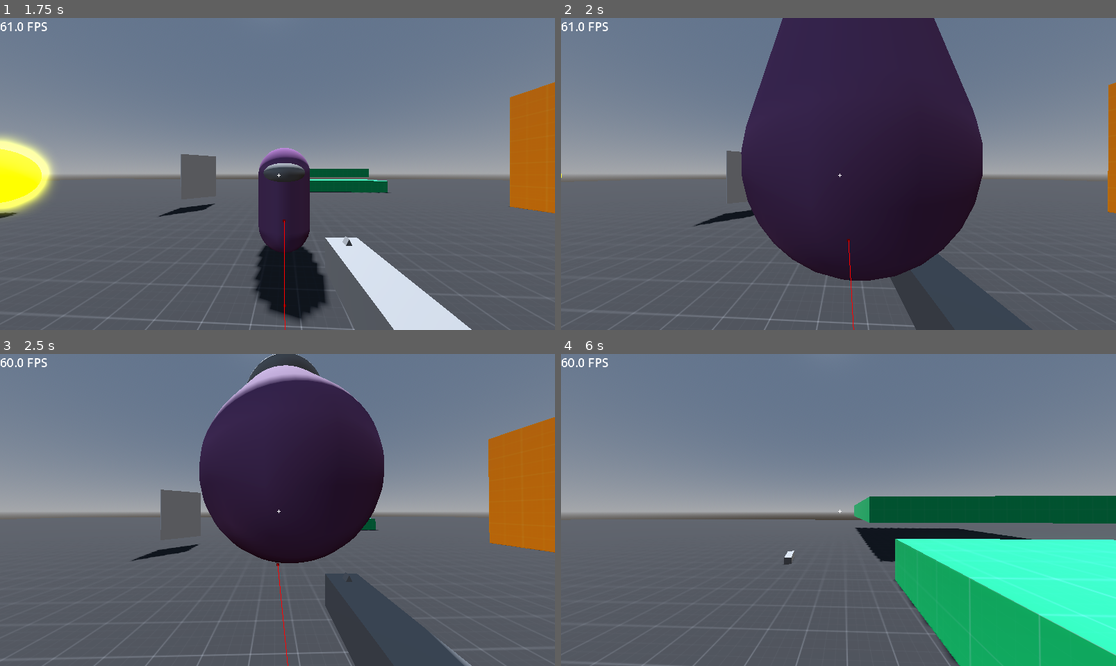
Above: before the commit, frames 1-4 (two rows, left to right).
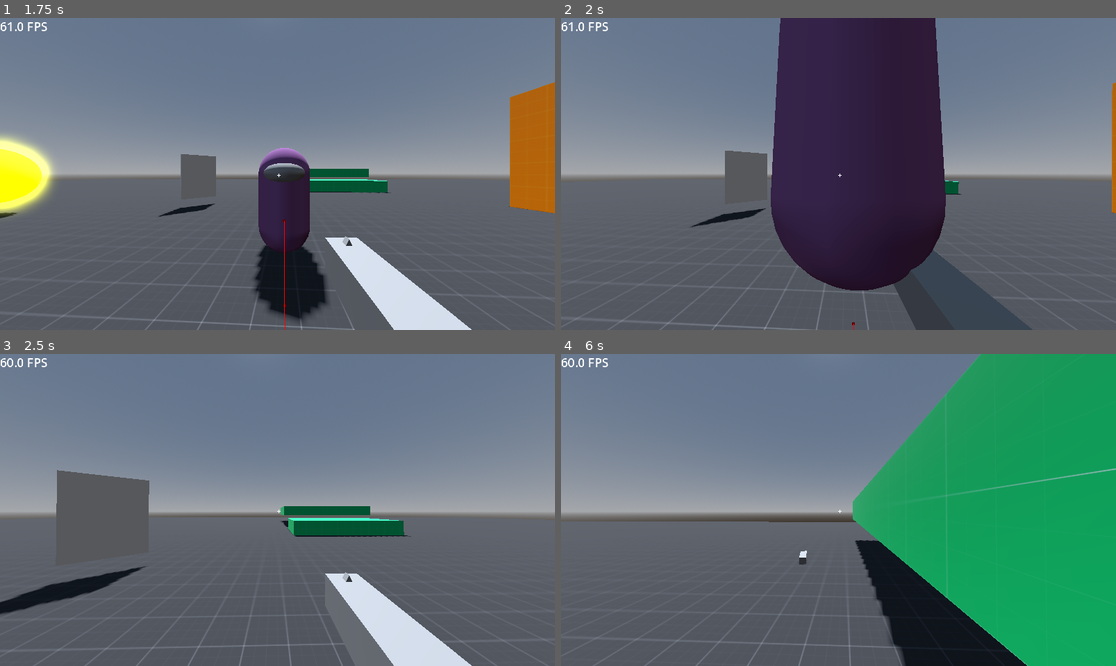
Above: after the commit, the same moments.

Repository: sam0622/fps
Game: Godot game, scene res://src/scenes/levels/testing_ground.tscn
Same seed, same stepped clock (60 frames per second), same inputs: the game is played once before the commit and once after it.
Inputs (mouse positions are in pixels of both pictures, inside the frame that each line leads up to):
- Up to frame 1 (1.75 s): move the mouse to (305, 174) at 0.52 s; press the mouse at (305, 174) at 0.53 s; hold W (moveUp) from 0.53 s (still down); tap Space (Jump) at 0.77, 1.52 s; move the mouse to (249, 174) at 1.27 s; release the mouse at (249, 174) at 1.28 s; click (249, 174) at 1.35 s
- Up to frame 2 (2 s): keep holding W (moveUp)
- Up to frame 3 (2.5 s): keep holding W (moveUp); move the mouse to (288, 503) at 2.02 s; press the mouse at (288, 503) at 2.03 s
- Up to frame 4 (6 s): move the mouse to (832, 516) at 2.77 s; release the mouse at (832, 516) at 2.78 s; click (832, 516) at 2.85 s; tap Space (Jump) at 3.02, 3.77, 4.52 s; move the mouse to (877, 513) at 3.52 s; press the mouse at (877, 513) at 3.53 s; move the mouse to (794, 506) at 4.27 s; release the mouse at (794, 506) at 4.28 s; click (794, 506) at 4.35 s; move the mouse to (844, 510) at 5.02 s; press the mouse at (844, 510) at 5.03 s; move the mouse to (816, 503) at 5.77 s; release W (moveUp) at 5.78 s; release the mouse at (816, 503) at 5.78 s; hold Right (moveRight) from 5.78 s (still down); click (816, 503) at 5.85 s

Frame 1 is identical in both runs. In frame 2, 7.1% of the frame differs, in the area x 0-100%, y 0-100%; in frame 3, 30%; in frame 4, 36%.

Commit message:
Working on dead enemies and explosions

Diff:
--- /dev/null
+++ b/assets/resources/shaders/explosion_cloud.tres
@@ -0,0 +1,323 @@
+[gd_resource type="VisualShader" load_steps=34 format=3 uid="uid://6yld4vcj4do6"]
+
+[ext_resource type="Texture2D" uid="uid://bkyiw2rlck6km" path="res://assets/textures/T_VFX_Noise_44xainv.png" id="1_a2i15"]
+[ext_resource type="Texture2D" uid="uid://0wiw4x2yly6h" path="res://assets/textures/T_cloudy_noise_211c.png" id="2_5oyyl"]
+[ext_resource type="Texture2D" uid="uid://1pge5yp6ioni" path="res://assets/textures/T_PerlinNoise_46_inv.png" id="3_1nlvg"]
+
+[sub_resource type="VisualShaderNodeFloatParameter" id="VisualShaderNodeFloatParameter_3uaxs"]
+linked_parent_graph_frame = 13
+parameter_name = "Explosion_Amount"
+hint = 1
+
+[sub_resource type="VisualShaderNodeColorParameter" id="VisualShaderNodeColorParameter_nbnkp"]
+linked_parent_graph_frame = 13
+parameter_name = "Explosion_Color"
+default_value_enabled = true
+default_value = Color(1, 0.3, 0, 1)
+
+[sub_resource type="VisualShaderNodeFrame" id="VisualShaderNodeFrame_2v7ia"]
+size = Vector2(1416, 1082)
+title = "Dark Base Color"
+attached_nodes = PackedInt32Array(2, 3)
+
+[sub_resource type="VisualShaderNodeFrame" id="VisualShaderNodeFrame_yrwt6"]
+size = Vector2(2476, 1965)
+title = "Emissive Bright Color"
+tint_color_enabled = true
+tint_color = Color(1, 0.3, 0, 0.75)
+attached_nodes = PackedInt32Array(11, 6, 5, 8, 9, 10, 7)
+
+[sub_resource type="VisualShaderNodeTexture" id="VisualShaderNodeTexture_pnhon"]
+expanded_output_ports = [0]
+linked_parent_graph_frame = 17
+texture = ExtResource("1_a2i15")
+
+[sub_resource type="VisualShaderNodeSmoothStep" id="VisualShaderNodeSmoothStep_ejt7x"]
+output_port_for_preview = 0
+linked_parent_graph_frame = 17
+
+[sub_resource type="VisualShaderNodeFloatParameter" id="VisualShaderNodeFloatParameter_2le0v"]
+linked_parent_graph_frame = 17
+parameter_name = "Dissapear_Cloud"
+hint = 1
+
+[sub_resource type="VisualShaderNodeFrame" id="VisualShaderNodeFrame_7mdo1"]
+size = Vector2(1456, 1386)
+title = "Cloud Dissolver"
+attached_nodes = PackedInt32Array(15, 16, 14)
+
+[sub_resource type="VisualShaderNodeTexture" id="VisualShaderNodeTexture_0x0mo"]
+expanded_output_ports = [0]
+linked_parent_graph_frame = 12
+texture = ExtResource("2_5oyyl")
+
+[sub_resource type="Gradient" id="Gradient_hgqk3"]
+colors = PackedColorArray(0.160784, 0.117647, 0.0980392, 1, 0.753335, 0.663221, 0.659302, 1)
+
+[sub_resource type="GradientTexture1D" id="GradientTexture1D_50qqg"]
+gradient = SubResource("Gradient_hgqk3")
+
+[sub_resource type="VisualShaderNodeTexture" id="VisualShaderNodeTexture_8ithm"]
+output_port_for_preview = 0
+linked_parent_graph_frame = 12
+texture = SubResource("GradientTexture1D_50qqg")
+texture_type = 1
+
+[sub_resource type="VisualShaderNodeVectorOp" id="VisualShaderNodeVectorOp_hh0s6"]
+linked_parent_graph_frame = 13
+operator = 2
+
+[sub_resource type="VisualShaderNodeFloatConstant" id="VisualShaderNodeFloatConstant_phlcq"]
+linked_parent_graph_frame = 13
+constant = 20.0
+
+[sub_resource type="FastNoiseLite" id="FastNoiseLite_7jjwf"]
+noise_type = 2
+frequency = 0.0031
+fractal_type = 2
+fractal_octaves = 2
+fractal_gain = 2.145
+
+[sub_resource type="NoiseTexture2D" id="NoiseTexture2D_64nxp"]
+seamless = true
+seamless_blend_skirt = 0.5
+noise = SubResource("FastNoiseLite_7jjwf")
+
+[sub_resource type="VisualShaderNodeTexture" id="VisualShaderNodeTexture_tcjic"]
+linked_parent_graph_frame = 13
+texture = SubResource("NoiseTexture2D_64nxp")
+
+[sub_resource type="VisualShaderNodeVectorOp" id="VisualShaderNodeVectorOp_i5iqf"]
+linked_parent_graph_frame = 13
+operator = 2
+
+[sub_resource type="VisualShaderNodeSmoothStep" id="VisualShaderNodeSmoothStep_ge1al"]
+output_port_for_preview = 0
+linked_parent_graph_frame = 13
+
+[sub_resource type="VisualShaderNodeVectorOp" id="VisualShaderNodeVectorOp_03ppe"]
+default_input_values = [0, Vector2(0, 0), 1, Vector2(0, 1)]
+op_type = 0
+operator = 2
+
+[sub_resource type="VisualShaderNodeFloatParameter" id="VisualShaderNodeFloatParameter_trss8"]
+parameter_name = "Cloud_Intensity"
+
+[sub_resource type="VisualShaderNodeVec2Parameter" id="VisualShaderNodeVec2Parameter_nex6d"]
+parameter_name = "Cloud_Speed"
+
+[sub_resource type="VisualShaderNodeInput" id="VisualShaderNodeInput_tvne8"]
+input_name = "vertex"
+
+[sub_resource type="VisualShaderNodeInput" id="VisualShaderNodeInput_s6gjc"]
+input_name = "normal"
+
+[sub_resource type="VisualShaderNodeVectorOp" id="VisualShaderNodeVectorOp_tgg4w"]
+
+[sub_resource type="VisualShaderNodeTexture" id="VisualShaderNodeTexture_okd07"]
+expanded_output_ports = [0]
+texture = ExtResource("3_1nlvg")
+texture_type = 1
+
+[sub_resource type="VisualShaderNodeVectorOp" id="VisualShaderNodeVectorOp_gtbtr"]
+operator = 2
+
+[sub_resource type="VisualShaderNodeFloatOp" id="VisualShaderNodeFloatOp_8qq3d"]
+default_input_values = [0, 0.0, 1, 0.2]
+operator = 2
+
+[sub_resource type="VisualShaderNodeUVFunc" id="VisualShaderNodeUVFunc_jeo38"]
+
+[sub_resource type="VisualShaderNodeInput" id="VisualShaderNodeInput_m5aro"]
+input_name = "time"
+
+[resource]
+code = "shader_type spatial;
+render_mode blend_mix, depth_draw_opaque, cull_back, diffuse_lambert, specular_schlick_ggx;
+
+uniform vec2 Cloud_Speed;
+uniform sampler2D tex_vtx_5 : source_color;
+uniform float Cloud_Intensity;
+uniform sampler2D tex_frg_2;
+uniform sampler2D tex_frg_3 : source_color;
+uniform float Dissapear_Cloud : hint_range(0.0, 1.0);
+uniform sampler2D tex_frg_14;
+uniform vec4 Explosion_Color : source_color = vec4(1.000000, 0.300000, 0.000000, 1.000000);
+uniform float Explosion_Amount : hint_range(0.0, 1.0);
+uniform sampler2D tex_frg_7;
+
+
+
+void vertex() {
+// Input:2
+	vec3 n_out2p0 = VERTEX;
+
+
+// Input:3
+	vec3 n_out3p0 = NORMAL;
+
+
+// Input:9
+	float n_out9p0 = TIME;
+
+
+// Vector2Parameter:13
+	vec2 n_out13p0 = Cloud_Speed;
+
+
+// VectorOp:11
+	vec2 n_out11p0 = vec2(n_out9p0) * n_out13p0;
+
+
+// UVFunc:8
+	vec2 n_in8p1 = vec2(1.00000, 1.00000);
+	vec2 n_out8p0 = n_out11p0 * n_in8p1 + UV;
+
+
+// Texture2D:5
+	vec4 n_out5p0 = texture(tex_vtx_5, n_out8p0);
+	float n_out5p1 = n_out5p0.r;
+
+
+// FloatParameter:12
+	float n_out12p0 = Cloud_Intensity;
+
+
+// FloatOp:7
+	float n_out7p0 = n_out5p1 * n_out12p0;
+
+
+// VectorOp:6
+	vec3 n_out6p0 = n_out3p0 * vec3(n_out7p0);
+
+
+// VectorOp:4
+	vec3 n_out4p0 = n_out2p0 + n_out6p0;
+
+
+// Output:0
+	VERTEX = n_out4p0;
+
+
+}
+
+void fragment() {
+// Texture2D:2
+	vec4 n_out2p0 = texture(tex_frg_2, UV);
+	float n_out2p1 = n_out2p0.r;
+
+
+// Texture2D:3
+	vec4 n_out3p0 = texture(tex_frg_3, vec2(n_out2p1));
+
+
+// FloatParameter:16
+	float n_out16p0 = Dissapear_Cloud;
+
+
+// Texture2D:14
+	vec4 n_out14p0 = texture(tex_frg_14, UV);
+	float n_out14p1 = n_out14p0.r;
+
+
+// SmoothStep:15
+	float n_in15p1 = 1.00000;
+	float n_out15p0 = smoothstep(n_out16p0, n_in15p1, n_out14p1);
+
+
+// ColorParameter:11
+	vec4 n_out11p0 = Explosion_Color;
+
+
+// FloatConstant:6
+	float n_out6p0 = 20.000000;
+
+
+// VectorOp:5
+	vec3 n_out5p0 = vec3(n_out11p0.xyz) * vec3(n_out6p0);
+
+
+// FloatParameter:10
+	float n_out10p0 = Explosion_Amount;
+
+
+// Texture2D:7
+	vec4 n_out7p0 = texture(tex_frg_7, UV);
+
+
+// SmoothStep:9
+	float n_in9p1 = 1.00000;
+	float n_out9p0 = smoothstep(n_out10p0, n_in9p1, n_out7p0.x);
+
+
+// VectorOp:8
+	vec3 n_out8p0 = n_out5p0 * vec3(n_out9p0);
+
+
+// Output:0
+	ALBEDO = vec3(n_out3p0.xyz);
+	ALPHA = n_out15p0;
+	EMISSION = n_out8p0;
+
+
+}
+"
+graph_offset = Vector2(-1148.9, 148.758)
+preview_params/Cloud_Intensity = "0.0"
+preview_params/Cloud_Speed = "Vector2(0, 0)"
+nodes/vertex/0/position = Vector2(940, -60)
+nodes/vertex/2/node = SubResource("VisualShaderNodeInput_tvne8")
+nodes/vertex/2/position = Vector2(-500, -220)
+nodes/vertex/3/node = SubResource("VisualShaderNodeInput_s6gjc")
+nodes/vertex/3/position = Vector2(-1200, 100)
+nodes/vertex/4/node = SubResource("VisualShaderNodeVectorOp_tgg4w")
+nodes/vertex/4/position = Vector2(260, -160)
+nodes/vertex/5/node = SubResource("VisualShaderNodeTexture_okd07")
+nodes/vertex/5/position = Vector2(-1800, 820)
+nodes/vertex/6/node = SubResource("VisualShaderNodeVectorOp_gtbtr")
+nodes/vertex/6/position = Vector2(-280, 500)
+nodes/vertex/7/node = SubResource("VisualShaderNodeFloatOp_8qq3d")
+nodes/vertex/7/position = Vector2(-1060, 900)
+nodes/vertex/8/node = SubResource("VisualShaderNodeUVFunc_jeo38")
+nodes/vertex/8/position = Vector2(-2620, 820)
+nodes/vertex/9/node = SubResource("VisualShaderNodeInput_m5aro")
+nodes/vertex/9/position = Vector2(-3800, 880)
+nodes/vertex/11/node = SubResource("VisualShaderNodeVectorOp_03ppe")
+nodes/vertex/11/position = Vector2(-3140, 840)
+nodes/vertex/12/node = SubResource("VisualShaderNodeFloatParameter_trss8")
+nodes/vertex/12/position = Vector2(-1580, 1600)
+nodes/vertex/13/node = SubResource("VisualShaderNodeVec2Parameter_nex6d")
+nodes/vertex/13/position = Vector2(-4040, 1260)
+nodes/vertex/connections = PackedInt32Array(2, 0, 4, 0, 4, 0, 0, 0, 3, 0, 6, 0, 6, 0, 4, 1, 5, 1, 7, 0, 7, 0, 6, 1, 8, 0, 5, 0, 9, 0, 11, 0, 11, 0, 8, 2, 12, 0, 7, 1, 13, 0, 11, 1)
+nodes/fragment/0/position = Vector2(-940, 1380)
+nodes/fragment/2/node = SubResource("VisualShaderNodeTexture_0x0mo")
+nodes/fragment/2/position = Vector2(-4180, -300)
+nodes/fragment/3/node = SubResource("VisualShaderNodeTexture_8ithm")
+nodes/fragment/3/position = Vector2(-3180, -160)
+nodes/fragment/5/node = SubResource("VisualShaderNodeVectorOp_hh0s6")
+nodes/fragment/5/position = Vector2(-3520, 2600)
+nodes/fragment/6/node = SubResource("VisualShaderNodeFloatConstant_phlcq")
+nodes/fragment/6/position = Vector2(-4400, 2980)
+nodes/fragment/7/node = SubResource("VisualShaderNodeTexture_tcjic")
+nodes/fragment/7/position = Vector2(-4400, 3820)
+nodes/fragment/8/node = SubResource("VisualShaderNodeVectorOp_i5iqf")
+nodes/fragment/8/position = Vector2(-2480, 2980)
+nodes/fragment/9/node = SubResource("VisualShaderNodeSmoothStep_ge1al")
+nodes/fragment/9/position = Vector2(-3520, 3500)
+nodes/fragment/10/node = SubResource("VisualShaderNodeFloatParameter_3uaxs")
+nodes/fragment/10/position = Vector2(-4420, 3220)
+nodes/fragment/11/node = SubResource("VisualShaderNodeColorParameter_nbnkp")
+nodes/fragment/11/position = Vector2(-4540, 2480)
+nodes/fragment/12/node = SubResource("VisualShaderNodeFrame_2v7ia")
+nodes/fragment/12/position = Vector2(-4220, -242)
+nodes/fragment/13/node = SubResource("VisualShaderNodeFrame_yrwt6")
+nodes/fragment/13/position = Vector2(-4640, 2420)
+nodes/fragment/14/node = SubResource("VisualShaderNodeTexture_pnhon")
+nodes/fragment/14/position = Vector2(-4200, 1520)
+nodes/fragment/15/node = SubResource("VisualShaderNodeSmoothStep_ejt7x")
+nodes/fragment/15/position = Vector2(-3160, 1300)
+nodes/fragment/16/node = SubResource("VisualShaderNodeFloatParameter_2le0v")
+nodes/fragment/16/position = Vector2(-4200, 960)
+nodes/fragment/17/node = SubResource("VisualShaderNodeFrame_7mdo1")
+nodes/fragment/17/position = Vector2(-4240, 880)
+nodes/fragment/connections = PackedInt32Array(2, 1, 3, 0, 3, 0, 0, 0, 6, 0, 5, 1, 5, 0, 8, 0, 8, 0, 0, 5, 7, 0, 9, 2, 9, 0, 8, 1, 10, 0, 9, 0, 11, 0, 5, 0, 14, 1, 15, 2, 16, 0, 15, 0, 15, 0, 0, 1)
--- a/src/scenes/enemies/chaser/chaser.tscn
+++ b/src/scenes/enemies/chaser/chaser.tscn
@@ -1,12 +1,13 @@
-[gd_scene load_steps=12 format=3 uid="uid://43b4m1bee8c"]
+[gd_scene load_steps=13 format=3 uid="uid://43b4m1bee8c"]
 
 [ext_resource type="Script" uid="uid://82qqrw7q456g" path="res://src/scripts/chaser.gd" id="1_qc0cy"]
-
-[sub_resource type="StandardMaterial3D" id="StandardMaterial3D_eo4bo"]
+[ext_resource type="PackedScene" uid="uid://f07kuw883qs6" path="res://src/scenes/enemies/chaser/dead_chaser.tscn" id="2_5jmu7"]
+
+[sub_resource type="StandardMaterial3D" id="StandardMaterial3D_sevu2"]
 albedo_color = Color(0.545098, 0.341176, 0.572549, 1)
 
 [sub_resource type="CapsuleMesh" id="CapsuleMesh_e1bd7"]
-material = SubResource("StandardMaterial3D_eo4bo")
+material = SubResource("StandardMaterial3D_sevu2")
 
 [sub_resource type="SphereMesh" id="SphereMesh_qc0cy"]
 radius = 0.4
@@ -241,6 +242,7 @@
 script = ExtResource("1_qc0cy")
 health = 5
 damage = 3
+corpse_scene = ExtResource("2_5jmu7")
 metadata/_custom_type_script = "uid://82qqrw7q456g"
 
 [node name="Body" type="MeshInstance3D" parent="."]
--- a/src/scenes/enemies/chaser/dead_chaser.tscn
+++ b/src/scenes/enemies/chaser/dead_chaser.tscn
@@ -1,3 +1,28 @@
-[gd_scene format=3 uid="uid://f07kuw883qs6"]
+[gd_scene load_steps=5 format=3 uid="uid://f07kuw883qs6"]
+
+[sub_resource type="StandardMaterial3D" id="StandardMaterial3D_eo4bo"]
+albedo_color = Color(0.545098, 0.341176, 0.572549, 1)
+
+[sub_resource type="CapsuleMesh" id="CapsuleMesh_5lg7k"]
+material = SubResource("StandardMaterial3D_eo4bo")
+
+[sub_resource type="SphereMesh" id="SphereMesh_a0kal"]
+radius = 0.4
+height = 0.5
+
+[sub_resource type="CapsuleShape3D" id="CapsuleShape3D_hah0r"]
 
 [node name="DeadChaser" type="RigidBody3D"]
+collision_layer = 8
+collision_mask = 15
+
+[node name="Body" type="MeshInstance3D" parent="."]
+mesh = SubResource("CapsuleMesh_5lg7k")
+skeleton = NodePath("")
+
+[node name="Head" type="MeshInstance3D" parent="Body"]
+transform = Transform3D(1, 0, 0, 0, 1, 0, 0, 0, 1, 0, 0.506, -0.175)
+mesh = SubResource("SphereMesh_a0kal")
+
+[node name="BodyCollider" type="CollisionShape3D" parent="."]
+shape = SubResource("CapsuleShape3D_hah0r")
--- /dev/null
+++ b/src/scenes/environment/effects/explosion.tscn
@@ -0,0 +1,20 @@
+[gd_scene load_steps=4 format=3 uid="uid://dk7c4su1p1ntv"]
+
+[ext_resource type="Shader" uid="uid://6yld4vcj4do6" path="res://assets/resources/shaders/explosion_cloud.tres" id="1_uuj65"]
+
+[sub_resource type="ShaderMaterial" id="ShaderMaterial_m67od"]
+render_priority = 0
+shader = ExtResource("1_uuj65")
+shader_parameter/Cloud_Speed = Vector2(0, 1)
+shader_parameter/Cloud_Intensity = 0.2
+shader_parameter/Dissapear_Cloud = 0.0
+shader_parameter/Explosion_Color = Color(1, 0.3, 0, 1)
+shader_parameter/Explosion_Amount = 0.0
+
+[sub_resource type="SphereMesh" id="SphereMesh_dh3b8"]
+
+[node name="Explosion" type="Node3D"]
+
+[node name="MeshInstance3D" type="MeshInstance3D" parent="."]
+material_override = SubResource("ShaderMaterial_m67od")
+mesh = SubResource("SphereMesh_dh3b8")
--- a/src/scripts/chaser.gd
+++ b/src/scripts/chaser.gd
@@ -7,6 +7,7 @@
 @export var move_speed := 5.0
 @export var health := 2: set = set_health
 @export var damage := 25
+@export var corpse_scene: PackedScene
 
 var state := States.IDLE
 var gravity := ProjectSettings.get("physics/3d/default_gravity") as float
@@ -79,7 +80,7 @@
 	$AnimationPlayer.play("jump")
 	await get_tree().create_timer(0.15)
 	$AnimationPlayer.play("attack")
-	#set_state(States.CHASING)
+	set_state(States.CHASING)
 
 
 func on_hit(damage: int) -> void:
@@ -91,11 +92,10 @@
 func die() -> void:
 	set_physics_process(false)
 	set_state(States.DEAD)
-	$AnimationPlayer.play("die")
-	await $AnimationPlayer.animation_finished
-	$DespawnTimer.start()
-	await $DespawnTimer.timeout
-	queue_free()
+	collision_layer = 0
+	self.visible = false
+	var instance := corpse_scene.instantiate()
+
 
 
 func update_target_location(target_location: Vector3) -> void:
Binary file added: assets/textures/T_4_streaks.png
Not shown, added: assets/textures/T_4_streaks.png.import
Binary file added: assets/textures/T_MarbleNoise_tiled.png
Not shown, added: assets/textures/T_MarbleNoise_tiled.png.import
Binary file added: assets/textures/T_PerlinNoise_46_inv.png
Not shown, added: assets/textures/T_PerlinNoise_46_inv.png.import
Binary file added: assets/textures/T_PerlinNoise_Tiled11_inv.png
Not shown, added: assets/textures/T_PerlinNoise_Tiled11_inv.png.import
Binary file added: assets/textures/T_VFX_Noise_44xainv.png
Not shown, added: assets/textures/T_VFX_Noise_44xainv.png.import
Binary file added: assets/textures/T_cloudy_noise_211c.png
Not shown, added: assets/textures/T_cloudy_noise_211c.png.import
(and 9 more such lines)
